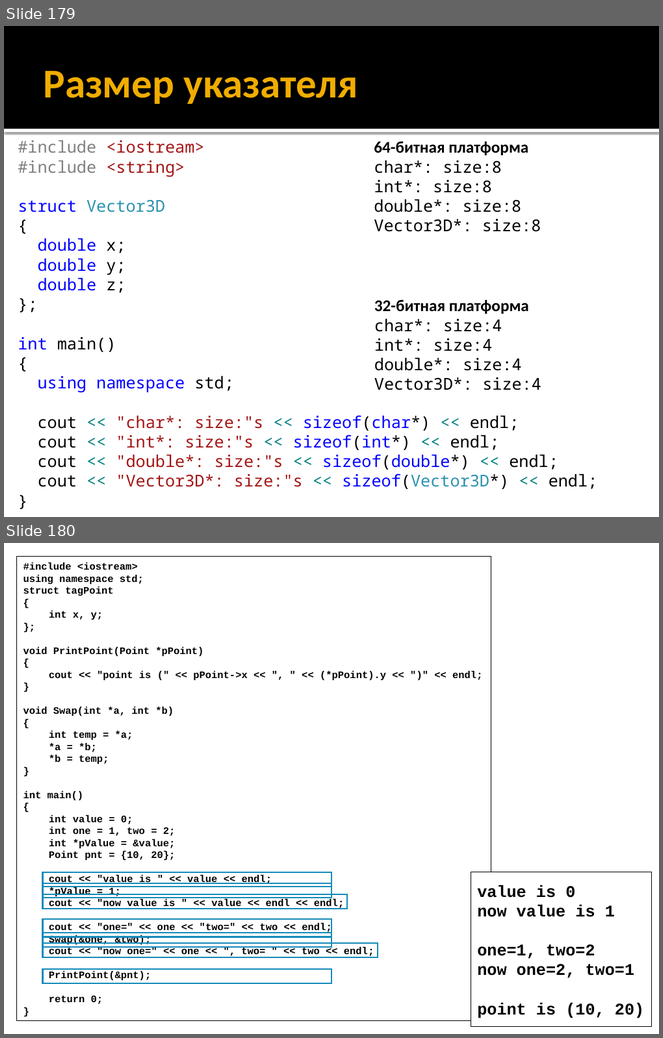
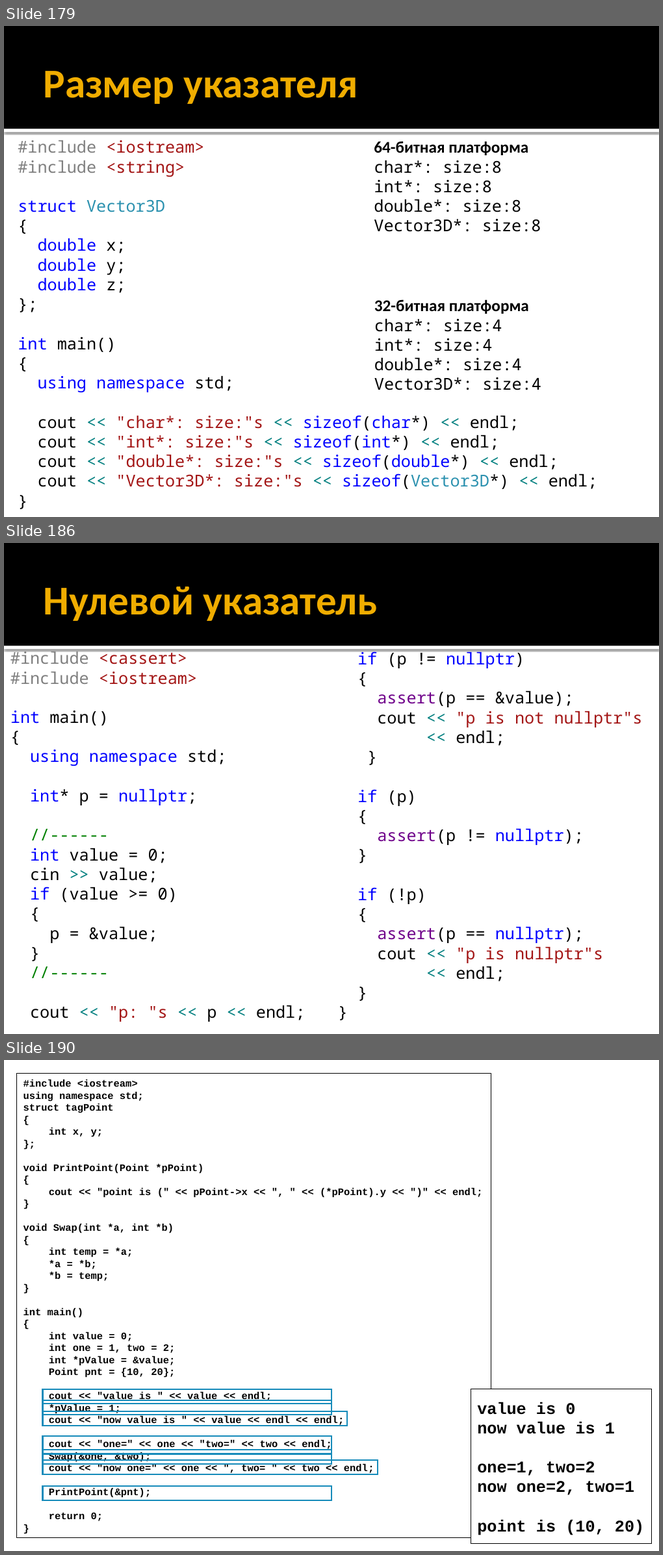
Before and after one commit to alexey-malov/oop, a slide deck: lectures/01/Синтаксис C++.pptx. Shown one above the other, each under a label of ours: slides 179 and 180 before the commit, slides 179, 186 and 190 after it; the slides between them are not shown. The pictures are 663x1038 and 663x1555 pixels, drawn with LibreOffice and Linux fonts; fonts in the diff are those of the drawing. Boxes give left, top, right and bottom in pixels: in the first picture for what was removed or moved away, otherwise in the second. Text is boxed around its words. In the diff, an @@ line names an element or a change of style, - is before the commit and + after.

```diff
--- a/lectures/01/Синтаксис C++.pptx
+++ b/lectures/01/Синтаксис C++.pptx
@@ slide 186 added at [4,543,659,1034], background #FFFFFF; not listed: 2 template elements that a slide beside it also shows @@
@@ title added at [43,587,378,621], 45 pt, text #F0AD00, bold @@
+Нулевой указатель
@@ text added at [10,649,306,1022], 18 pt, text #000000 @@
+#include <cassert>
+#include <iostream>
+int main()
+{
+using namespace std;
+int* p = nullptr;
+//------
+int value = 0;
+cin >> value;
+if (value >= 0)
+{
+p = &value;
+}
+//------
+cout << "p: "s << p << endl;
@@ text added at [358,649,643,982], 18 pt, text #000000 @@
+if (p != nullptr)
+{
+assert(p == &value);
+cout << "p is not nullptr"s
+<< endl;
+}
+if (p)
+{
+assert(p != nullptr);
+}
+if (!p)
+{
+assert(p == nullptr);
+cout << "p is nullptr"s
+<< endl;
+}
+}
@@ what was slide 180 is now slide 190 @@
```
Also in this commit, not shown: 1 slide changed, 9 other slides added.
